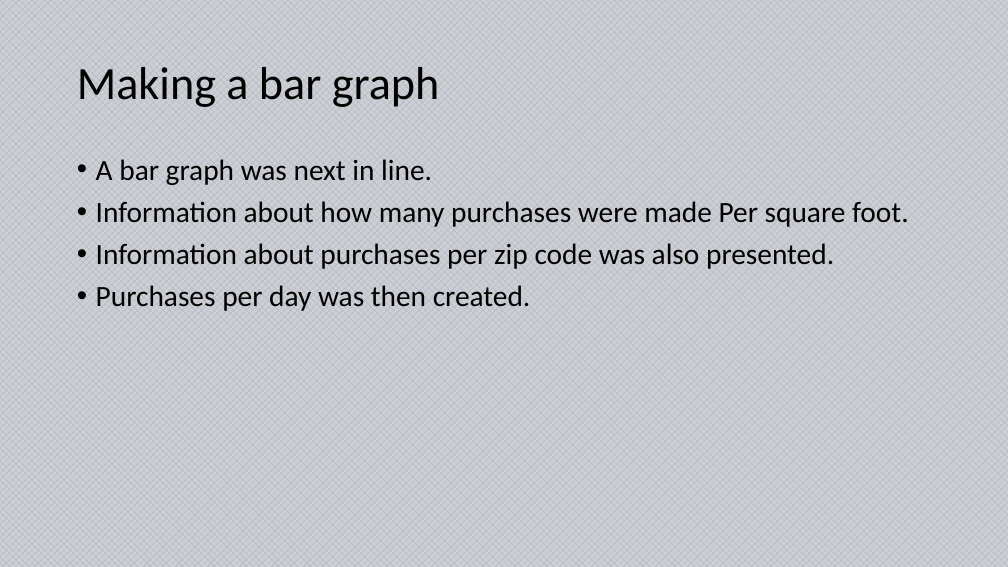
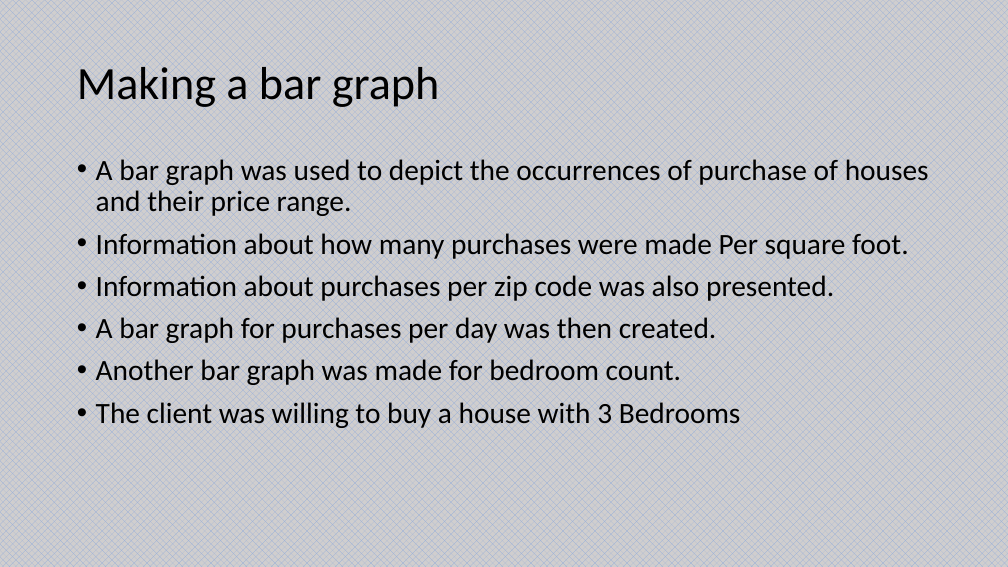
Before and after one commit to scavazos4/Project_One, a slide deck: slide 8 of Sacramento Real Estate.pptx. Drawn at 1008x567 pixels with LibreOffice and Linux fonts; fonts in the diff are those of the drawing. Boxes give left, top, right and bottom in pixels: in the first picture for what was removed or moved away, otherwise in the second. Text is boxed around its words. In the diff, an @@ line names an element or a change of style, - is before the commit and + after.

```diff
--- a/Sacramento Real Estate.pptx
+++ b/Sacramento Real Estate.pptx
@@ text at box(96, 156, 929, 216): text changed @@
-• A bar graph was next in line.
+• A bar graph was used to depict the occurrences of purchase of houses and their price range.
@@ text at box(96, 317, 741, 428): text changed @@
-• Purchases per day was then created.
+• A bar graph for purchases per day was then created.
+• Another bar graph was made for bedroom count.
+• The client was willing to buy a house with 3 Bedrooms
```
Also in this commit, not shown: 8 other slides changed, 1 slide added.
